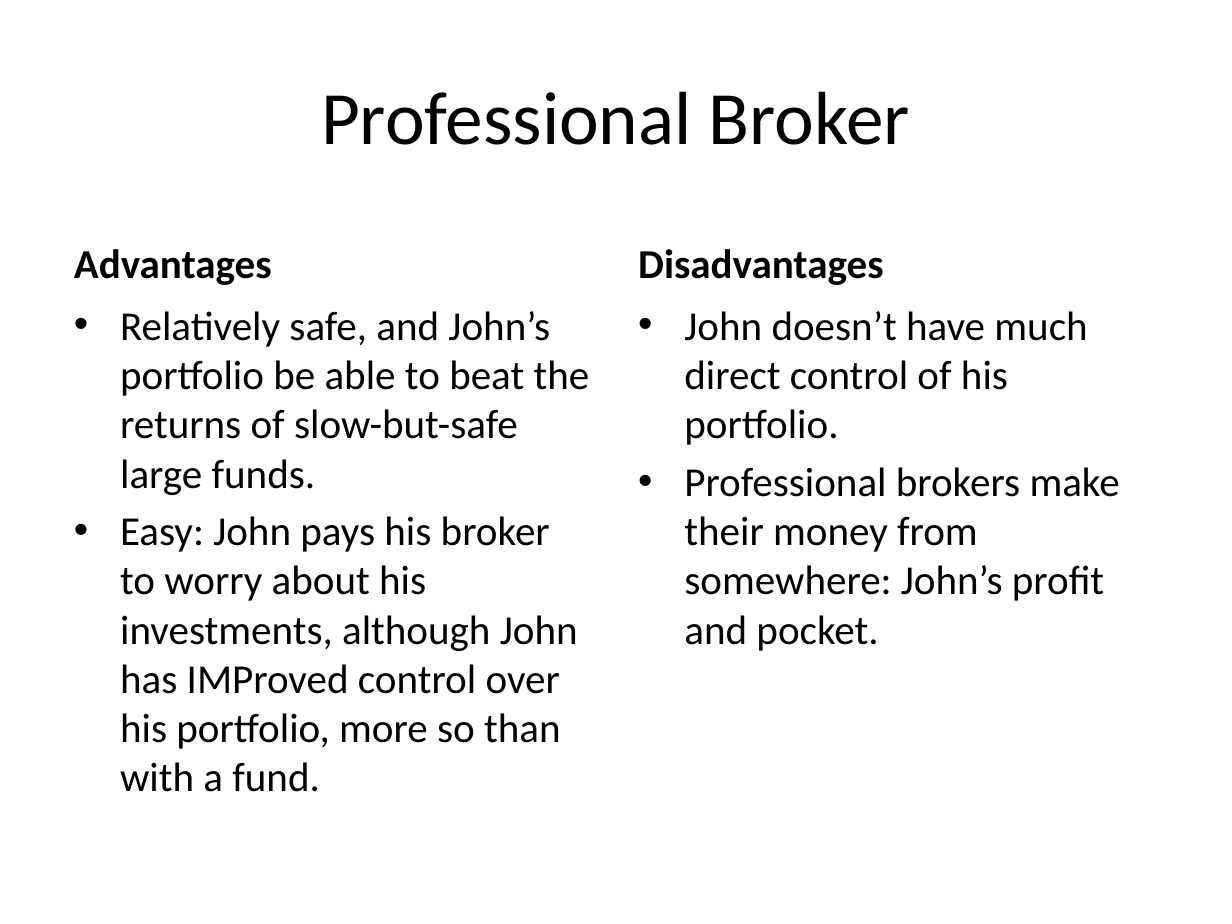
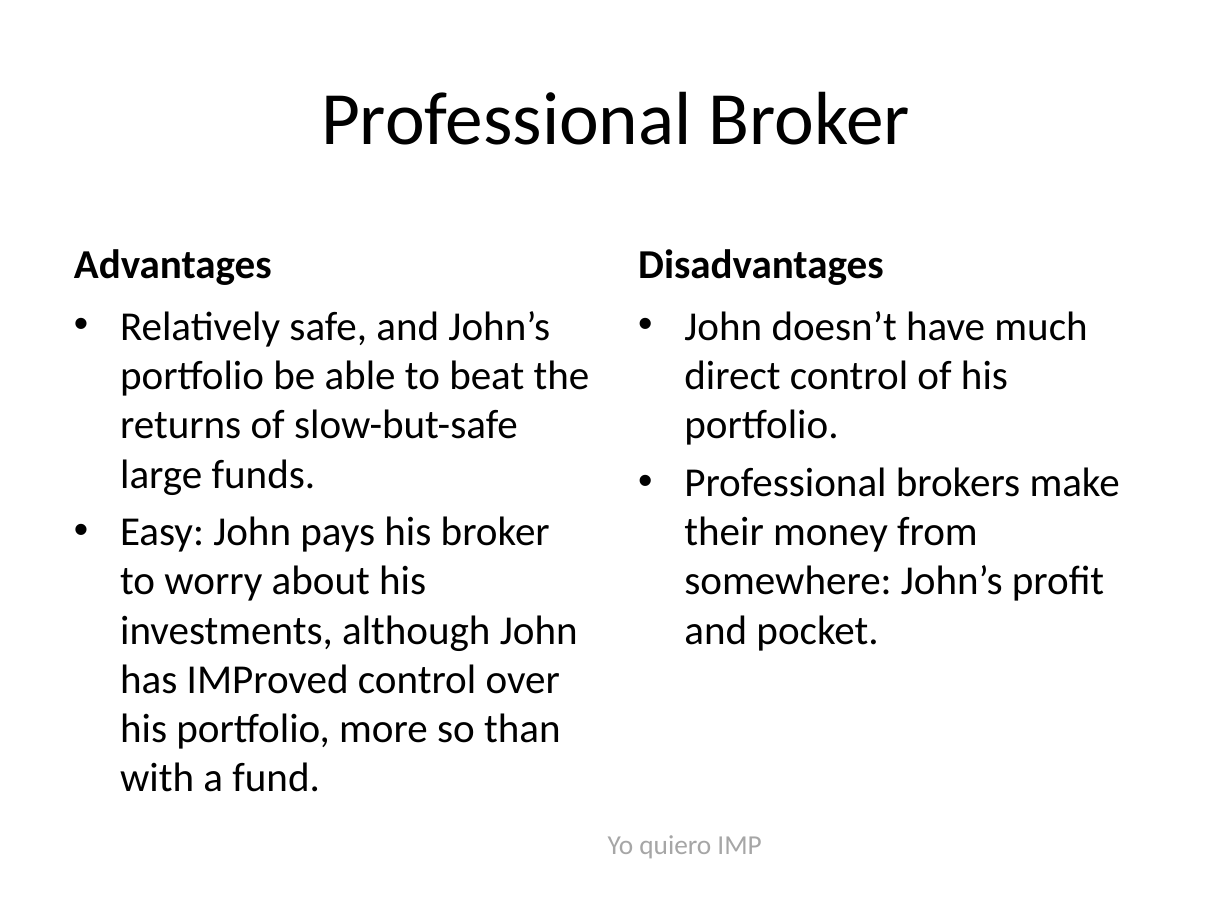
Before and after one commit to ChrisBye/rpi-imp, a slide deck: slide 4 of final presentation/justification and vision.pptx. Drawn at 1232x924 pixels with LibreOffice and Linux fonts; fonts in the diff are those of the drawing. Boxes give left, top, right and bottom in pixels: in the first picture for what was removed or moved away, otherwise in the second. Text is boxed around its words. In the diff, an @@ line names an element or a change of style, - is before the commit and + after.

```diff
--- a/final presentation/justification and vision.pptx
+++ b/final presentation/justification and vision.pptx
@@ text added at (608,835,761,858), 16 pt, text #A6A6A6 @@
+Yo quiero IMP
```
Also in this commit, not shown: 2 other slides changed.
